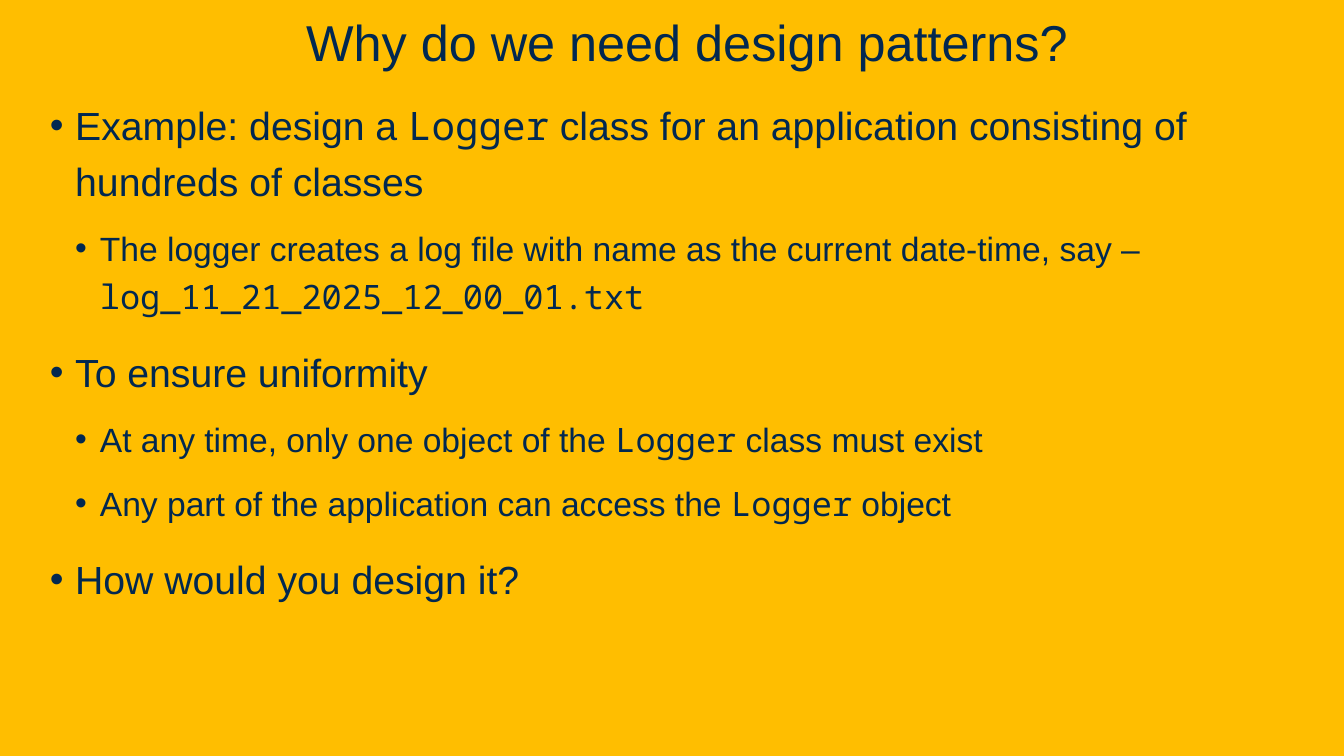
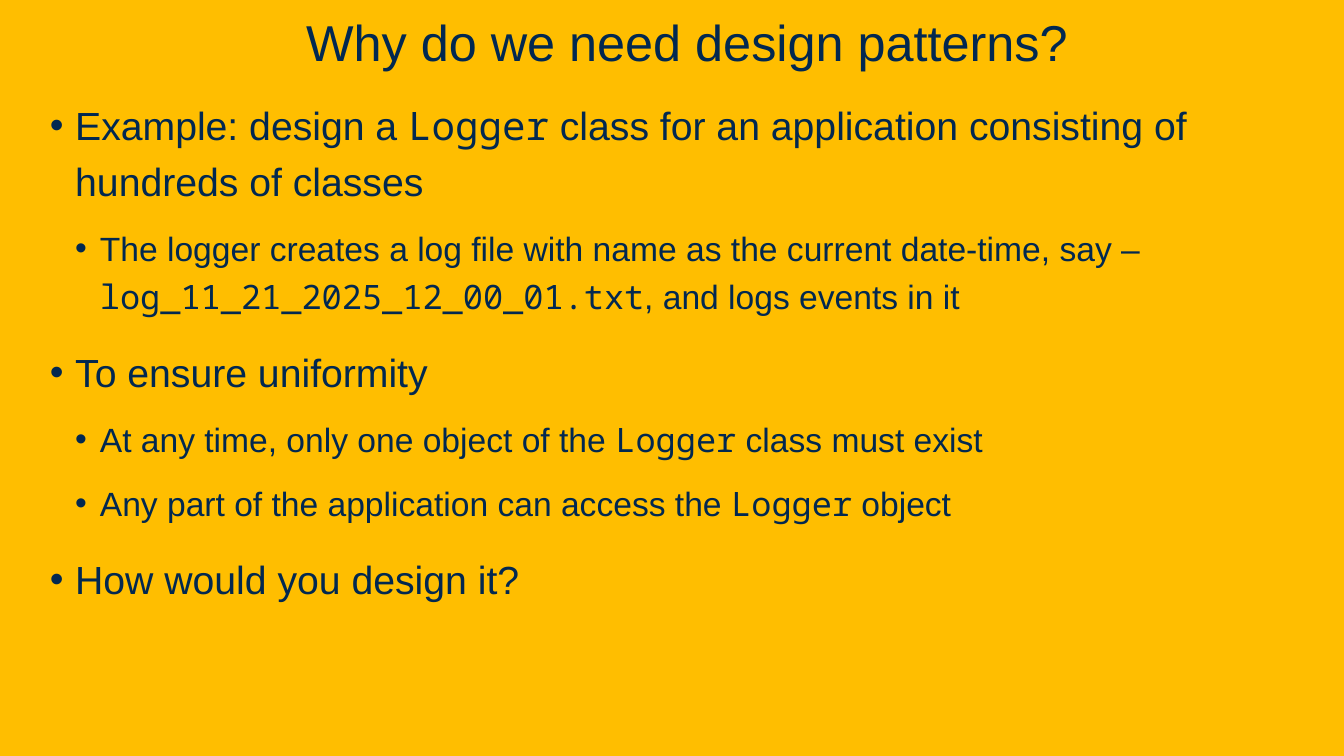
Before and after one commit to davsec-teaching/ecs160-f25, a slide deck: slide 9 of slides/8_design_patterns.pptx (slide 8 before the commit). Drawn at 1344x756 pixels with LibreOffice and Linux fonts; fonts in the diff are those of the drawing; background and template pictures are left out. Boxes give left, top, right and bottom in pixels: in the first picture for what was removed or moved away, otherwise in the second. Text is boxed around its words. In the diff, an @@ line names an element or a change of style, - is before the commit and + after.

Commit message:
update announcments in design patterns slide

```diff
--- a/slides/8_design_patterns.pptx
+++ b/slides/8_design_patterns.pptx
@@ text at (100, 236, 1112, 318): text changed @@
-  • The logger creates a log file with name as the current date-time, say – log_11_21_2025_12_00_01.txt
+  • The logger creates a log file with name as the current date-time, say – log_11_21_2025_12_00_01.txt, and logs events in it
```
Also in this commit, not shown: 1 other slide changed, 1 slide added, 1 slide removed.
